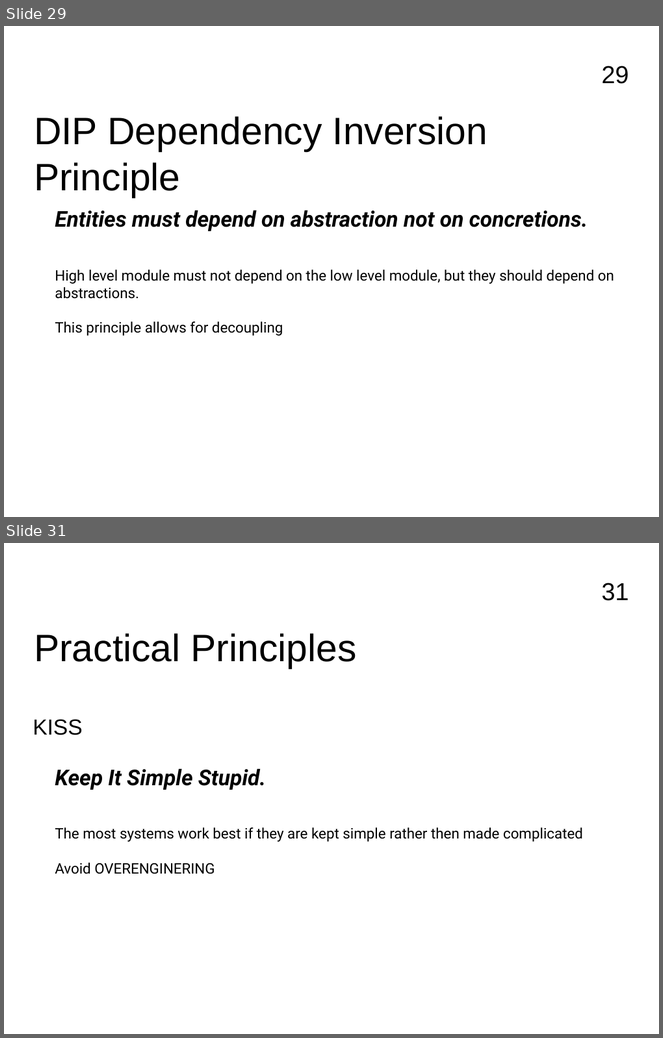
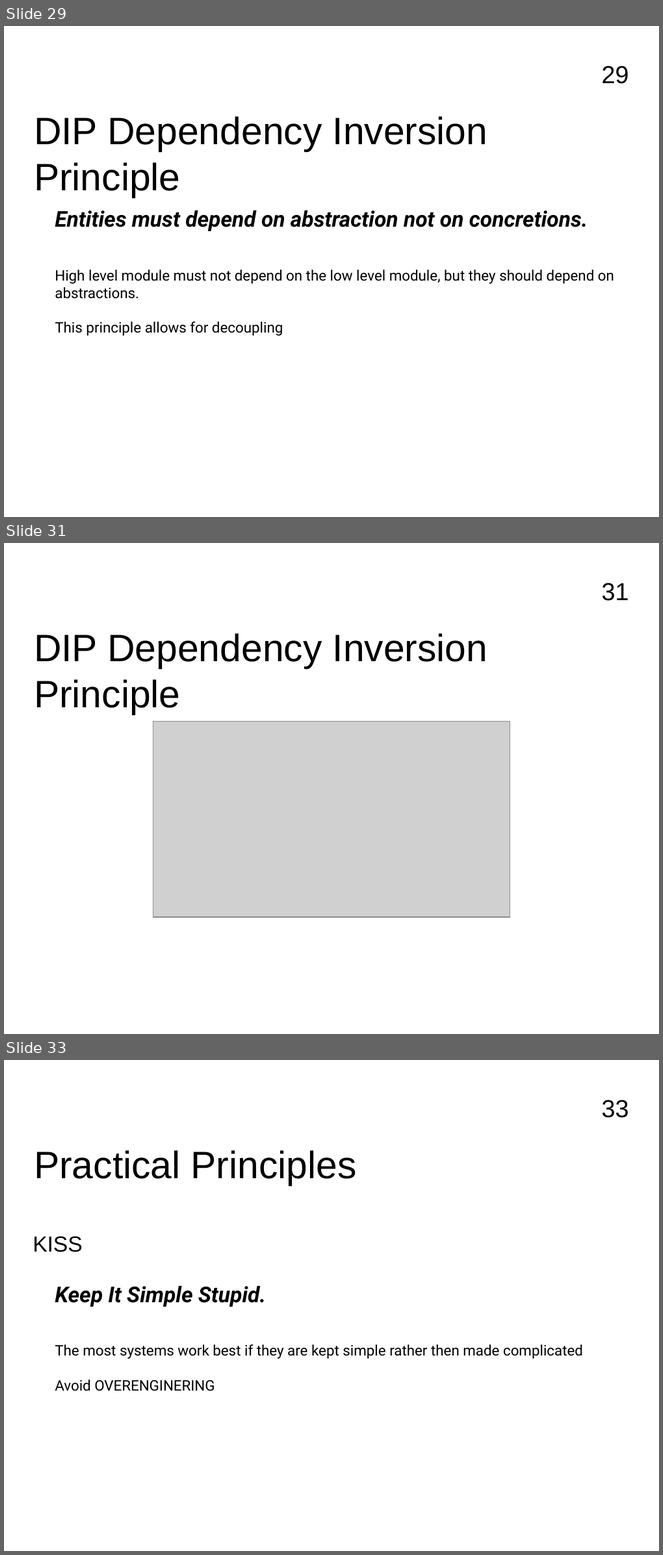
Before and after one commit to FrancoMelandri/SOLID, a slide deck: docs/solid.pptx. Shown one above the other, each under a label of ours: slides 29 and 31 before the commit, slides 29, 31 and 33 after it; the slides between them are not shown. The pictures are 663x1038 and 663x1555 pixels, drawn with LibreOffice and Linux fonts; fonts in the diff are those of the drawing; grey boxes stand for pictures. Boxes give left, top, right and bottom in pixels: in the first picture for what was removed or moved away, otherwise in the second. Text is boxed around its words. In the diff, an @@ line names an element or a change of style, - is before the commit and + after.

Commit message:
removing DIP snippets introducing carbon images

```diff
--- a/docs/solid.pptx
+++ b/docs/solid.pptx
@@ slide 31 added at [4, 543, 659, 1034], background #FFFFFF; not listed: 1 template element that a slide beside it also shows @@
@@ text added at [34, 633, 488, 715], 42 pt, text #000000 @@
+DIP Dependency Inversion Principle
@@ picture added at [154, 721, 510, 917] @@
@@ what was slide 31 is now slide 33 @@
@@ page number at [602, 1100, 629, 1118]: text changed @@
-31
+33
```
Also in this commit, not shown: 1 slide changed, 1 other slide added.
